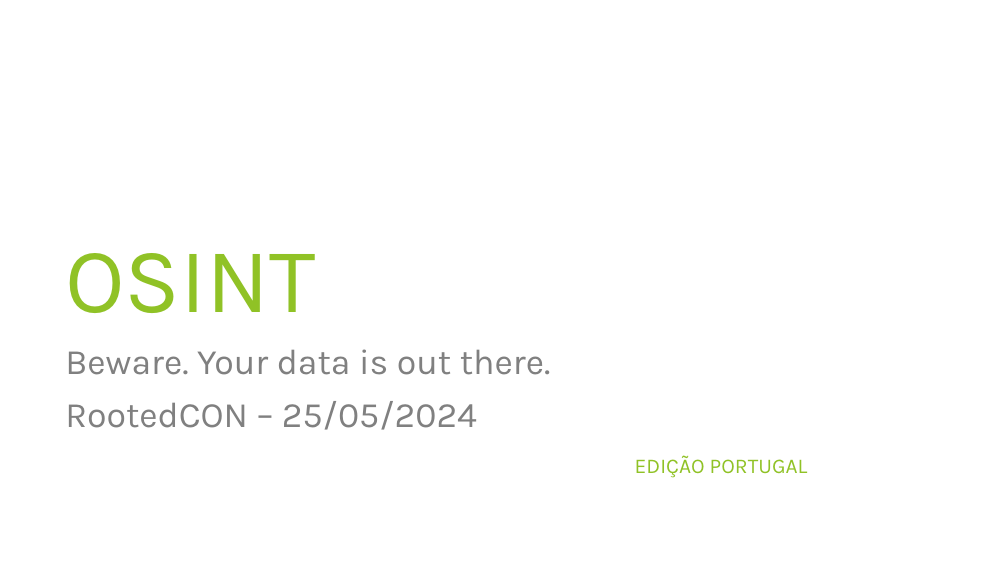
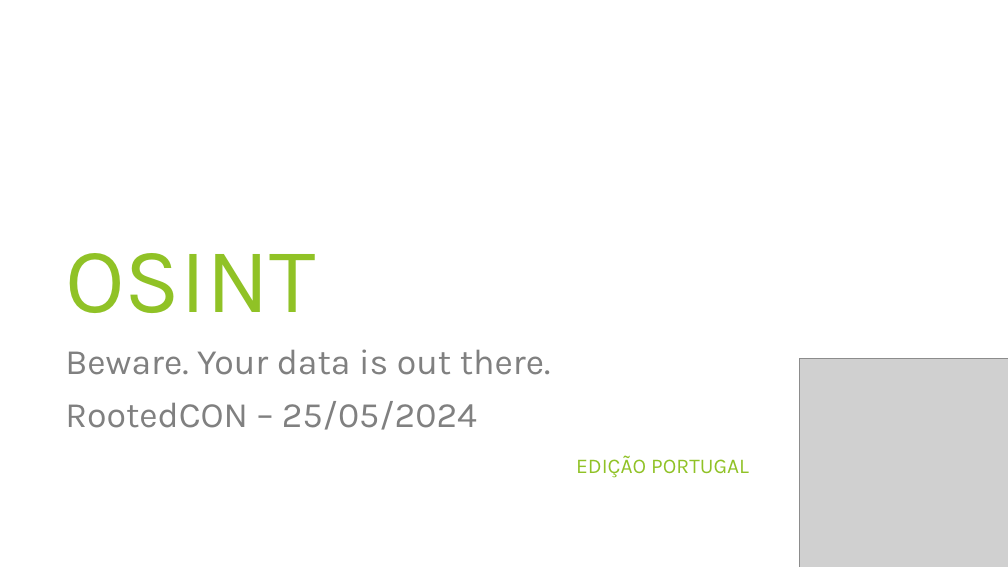
Before and after one commit to pedroaovieira/osint, a slide deck: slide 1 of presentation/RootedCON/OSINT_RootedCON_pt_Portugal_Edition.pptx. Drawn at 1008x567 pixels with LibreOffice and Linux fonts; fonts in the diff are those of the drawing; grey boxes stand for pictures; background and template pictures are left out. Boxes give left, top, right and bottom in pixels: in the first picture for what was removed or moved away, otherwise in the second. Text is boxed around its words. In the diff, an @@ line names an element or a change of style, - is before the commit and + after.

```diff
--- a/presentation/RootedCON/OSINT_RootedCON_pt_Portugal_Edition.pptx
+++ b/presentation/RootedCON/OSINT_RootedCON_pt_Portugal_Edition.pptx
@@ picture added at <box>799,358,1008,567</box> @@
@@ text "EDIÇÃO PORTUGAL": place and size @@
-text "EDIÇÃO PORTUGAL" at <box>635,455,808,478</box>
+text "EDIÇÃO PORTUGAL" at <box>576,455,749,478</box>
```
Also in this commit, not shown: 8 other slides changed, 3 other files.
